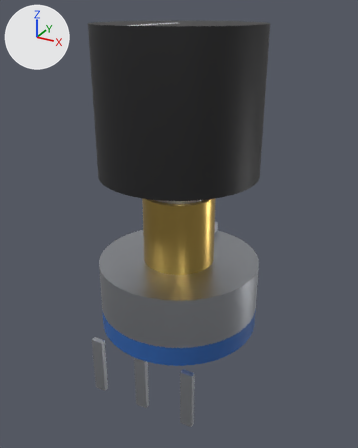
Before and after pictures for a commit that changed the glTF model parts/potentiometer-wh148/potentiometer-wh148.glb.
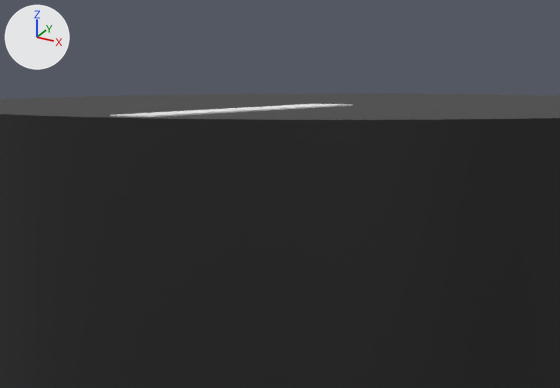
Old and new are each drawn whole from a 50 mm camera at (0.0215, -0.0391, 0.0303) aimed at (0.0001, -0.0002, 0.0108) and again close up on the part from 29% to 63% of the width and 0% to 19% of the height. Lighting does not change. The marker at upper left points along +X, +Y and +Z. The last two pictures show the newer version. Where no turn or scale is listed for an object, it has been applied to the vertices.

Before the edit, the objects in view are built like this:
```python
me_mesh_4 = bpy.data.meshes.new('Mesh_4')
me_mesh_4.from_pydata(...)  # 168 vertices, 332 faces; spans x -0.0075..0.0075, y -0.00748..0.00748, z 0.016..0.029
me_mesh_4.materials.append(mat_mat_4)  # black #1b1b1d
me_mesh_5 = bpy.data.meshes.new('Mesh_5')
me_mesh_5.from_pydata(...)  # a box spanning x -0.0004..0.0004, y -0.00325..0.00325, z -0.00001..0.00001
me_mesh_5.materials.append(mat_mat_5)  # white #f2f2f2
ob_mesh_4 = bpy.data.objects.new('Mesh_4', me_mesh_4)
ob_mesh_4.location = (0.0, 0.0, 0.0)
ob_mesh_5 = bpy.data.objects.new('Mesh_5', me_mesh_5)
ob_mesh_5.location = (0.0, -0.00375, 0.02901)
```
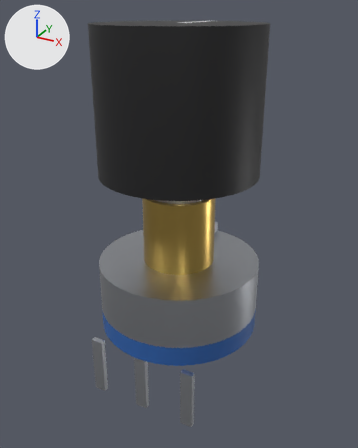
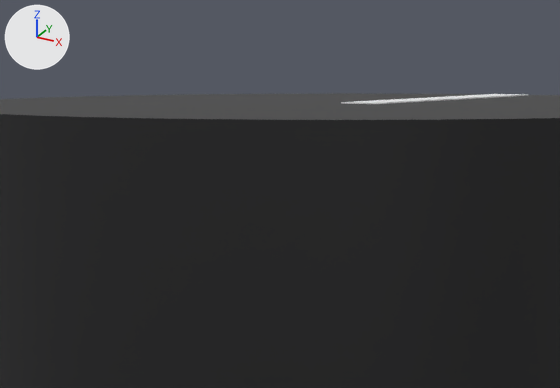
Pixel boxes [x1, y1, x2, y2] of what changed, in the close-ups (560 x 388 px):
'Mesh_5', moved
    before: [110, 104, 353, 117]
    after: [341, 94, 529, 104]

Patch to the scene script:
```diff
--- a/parts/potentiometer-wh148/potentiometer-wh148.glb.py
+++ b/parts/potentiometer-wh148/potentiometer-wh148.glb.py
@@ ob_mesh_5 @@
 ob_mesh_5 = bpy.data.objects.new('Mesh_5', me_mesh_5)
-ob_mesh_5.location = (0.0, -0.00375, 0.02901)
+ob_mesh_5.location = (0.0, 0.00375, 0.02901)
```
